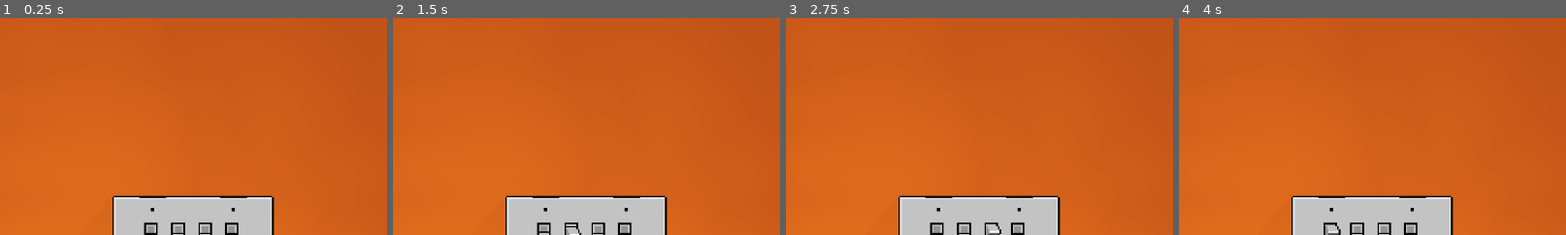
Above: before the commit, frames 1-4 (left to right).
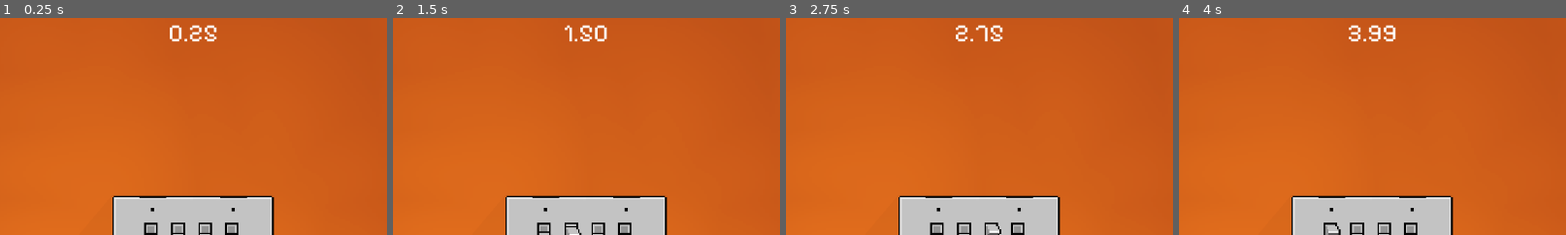
Above: after the commit, the same moments.

Repository: Xtrrae/switch-defense
Game: Godot game, scene res://scenes/game.tscn
Two runs of this game, one before a commit and one after it. Both use one fixed random seed, a clock stepped at 60 frames per second and the inputs below.
Inputs:
- Up to frame 1 (0.25 s): no input
- Up to frame 2 (1.5 s): tap Enter at 0.5 s; hold 1 (switch_1) 0.53-1.28 s; tap Space at 1.25 s; tap 2 (switch_2) at 1.35 s
- Up to frame 3 (2.75 s): hold 3 (switch_3) from 2.03 s (still down)
- Up to frame 4 (4 s): release 3 (switch_3) at 2.78 s; tap 4 (switch_4) at 2.85 s; hold 1 (switch_1) from 3.53 s (still down)
The pictures show only the part of the screen within x 25-75%, y 0-50%; the shares and areas given below are measured in that part.

The runs differ from the first frame. In frame 1, 0.5% of the frame differs, in the area x 43-57%, y 3-12%; in frame 2, 0.4%; in frame 3, 0.4%; in frame 4, 0.5%.

Commit message:
do timer stuff and zap zap

Diff:
--- a/switch-defence/scenes/game.tscn
+++ b/switch-defence/scenes/game.tscn
@@ -1,8 +1,10 @@
 [gd_scene format=3 uid="uid://p5k3gs34bif6"]
 
+[ext_resource type="Script" uid="uid://b3kuwq082ospu" path="res://scripts/game.gd" id="1_iywne"]
 [ext_resource type="PackedScene" uid="uid://2gcdsvi1m8id" path="res://scenes/input.tscn" id="1_lnu2h"]
 [ext_resource type="Script" uid="uid://qbk2w6ii4lvg" path="res://scripts/spawner.gd" id="1_uwrxv"]
 [ext_resource type="PackedScene" uid="uid://ckut456q8gpwj" path="res://scenes/points.tscn" id="2_yqjtg"]
+[ext_resource type="FontFile" uid="uid://jtshwua3f1gx" path="res://assets/fonts/PixelifySans-VariableFont_wght.ttf" id="5_p57ef"]
 
 [sub_resource type="Gradient" id="Gradient_lnu2h"]
 colors = PackedColorArray(1, 0.5294118, 0.1254902, 1, 0.7137255, 0.29803923, 0.09019608, 1)
@@ -25,6 +27,7 @@
 outlines = Array[PackedVector2Array]([PackedVector2Array(-950, -852, 1732, -684, 1779, 1271, -1060, 1004)])
 
 [node name="Node2D" type="Node2D" unique_id=1330494218]
+script = ExtResource("1_iywne")
 
 [node name="Sprite2D" type="Sprite2D" parent="." unique_id=2139711286]
 position = Vector2(465.50006, 239.99994)
@@ -60,5 +63,18 @@
 
 [node name="Points" parent="CanvasLayer" unique_id=2083446943 instance=ExtResource("2_yqjtg")]
 
+[node name="TimerLabel" type="Label" parent="CanvasLayer" unique_id=221973973]
+anchors_preset = 5
+anchor_left = 0.5
+anchor_right = 0.5
+offset_left = -208.5
+offset_right = 208.5
+offset_bottom = 46.0
+grow_horizontal = 2
+theme_override_fonts/font = ExtResource("5_p57ef")
+theme_override_font_sizes/font_size = 37
+text = "00:00"
+horizontal_alignment = 1
+
 [connection signal="combination_changed" from="Input" to="Spawner" method="_on_input_combination_changed"]
 [connection signal="timeout" from="Spawner/Timer" to="Spawner" method="_on_timer_timeout"]
--- a/switch-defence/scenes/monster.tscn
+++ b/switch-defence/scenes/monster.tscn
@@ -3,6 +3,7 @@
 [ext_resource type="Script" uid="uid://d0mky5jhq23ko" path="res://scripts/monster.gd" id="1_1cbnp"]
 [ext_resource type="Texture2D" uid="uid://bmtagwrd0utp8" path="res://assets/monsters/Lightbulb_explosion.png" id="2_1cbnp"]
 [ext_resource type="FontFile" uid="uid://jtshwua3f1gx" path="res://assets/fonts/PixelifySans-VariableFont_wght.ttf" id="2_c47ug"]
+[ext_resource type="Texture2D" uid="uid://c0u44whqs1uit" path="res://assets/Lightbulb_zap.png" id="4_gp4s5"]
 [ext_resource type="Texture2D" uid="uid://bv0quom8lk4fd" path="res://assets/light.png" id="4_jlss8"]
 
 [sub_resource type="RectangleShape2D" id="RectangleShape2D_c5q2p"]
@@ -27,6 +28,50 @@
 [sub_resource type="AtlasTexture" id="AtlasTexture_ei7v0"]
 atlas = ExtResource("2_1cbnp")
 region = Rect2(288, 0, 32, 32)
+
+[sub_resource type="AtlasTexture" id="AtlasTexture_gdl1p"]
+atlas = ExtResource("4_gp4s5")
+region = Rect2(0, 0, 32, 32)
+
+[sub_resource type="AtlasTexture" id="AtlasTexture_v8ewj"]
+atlas = ExtResource("4_gp4s5")
+region = Rect2(32, 0, 32, 32)
+
+[sub_resource type="AtlasTexture" id="AtlasTexture_yce20"]
+atlas = ExtResource("4_gp4s5")
+region = Rect2(64, 0, 32, 32)
+
+[sub_resource type="AtlasTexture" id="AtlasTexture_1v1i4"]
+atlas = ExtResource("4_gp4s5")
+region = Rect2(96, 0, 32, 32)
+
+[sub_resource type="AtlasTexture" id="AtlasTexture_n78d1"]
+atlas = ExtResource("4_gp4s5")
+region = Rect2(128, 0, 32, 32)
+
+[sub_resource type="AtlasTexture" id="AtlasTexture_7han3"]
+atlas = ExtResource("4_gp4s5")
+region = Rect2(160, 0, 32, 32)
+
+[sub_resource type="AtlasTexture" id="AtlasTexture_70tfl"]
+atlas = ExtResource("4_gp4s5")
+region = Rect2(192, 0, 32, 32)
+
+[sub_resource type="AtlasTexture" id="AtlasTexture_k0ec1"]
+atlas = ExtResource("4_gp4s5")
+region = Rect2(224, 0, 32, 32)
+
+[sub_resource type="AtlasTexture" id="AtlasTexture_k4862"]
+atlas = ExtResource("4_gp4s5")
+region = Rect2(256, 0, 32, 32)
+
+[sub_resource type="AtlasTexture" id="AtlasTexture_0iwja"]
+atlas = ExtResource("4_gp4s5")
+region = Rect2(288, 0, 32, 32)
+
+[sub_resource type="AtlasTexture" id="AtlasTexture_opw4d"]
+atlas = ExtResource("4_gp4s5")
+region = Rect2(320, 0, 32, 32)
 
 [sub_resource type="SpriteFrames" id="SpriteFrames_1v1i4"]
 animations = [{
@@ -53,6 +98,44 @@
 }],
 "loop": false,
 "name": &"explosion",
+"speed": 20.0
+}, {
+"frames": [{
+"duration": 1.0,
+"texture": SubResource("AtlasTexture_gdl1p")
+}, {
+"duration": 1.0,
+"texture": SubResource("AtlasTexture_v8ewj")
+}, {
+"duration": 1.0,
+"texture": SubResource("AtlasTexture_yce20")
+}, {
+"duration": 1.0,
+"texture": SubResource("AtlasTexture_1v1i4")
+}, {
+"duration": 1.0,
+"texture": SubResource("AtlasTexture_n78d1")
+}, {
+"duration": 1.0,
+"texture": SubResource("AtlasTexture_7han3")
+}, {
+"duration": 1.0,
+"texture": SubResource("AtlasTexture_70tfl")
+}, {
+"duration": 1.0,
+"texture": SubResource("AtlasTexture_k0ec1")
+}, {
+"duration": 1.0,
+"texture": SubResource("AtlasTexture_k4862")
+}, {
+"duration": 1.0,
+"texture": SubResource("AtlasTexture_0iwja")
+}, {
+"duration": 1.0,
+"texture": SubResource("AtlasTexture_opw4d")
+}],
+"loop": false,
+"name": &"zap",
 "speed": 20.0
 }]
 
--- /dev/null
+++ b/switch-defence/scripts/game.gd
@@ -0,0 +1,25 @@
+extends Node2D
+
+var game_timer: float = 0.0
+var game_timer_running: bool = true
+
+# Called when the node enters the scene tree for the first time.
+func _ready() -> void:
+	pass # Replace with function body.
+
+
+# Called every frame. 'delta' is the elapsed time since the previous frame.
+func _process(delta: float) -> void:
+	if game_timer_running:
+		game_timer += delta
+		$CanvasLayer/TimerLabel.text = str(game_timer).pad_decimals(2)
+
+func reset_timer() -> void:
+	game_timer = 0.0
+	game_timer_running = true
+
+func stop_timer() -> void:
+	game_timer_running = false
+
+func start_timer() -> void:
+	game_timer_running = true
--- a/switch-defence/scripts/input.gd
+++ b/switch-defence/scripts/input.gd
@@ -86,5 +86,6 @@
 func _on_area_2d_body_entered(body: Node2D) -> void:
 	print("enemy entered")
 	if body.name.contains("Monster"):
-		body.modulate = Color("red")
+		#body.modulate = Color("red")
+		body.animate_zap()
 		body.rebound()
--- a/switch-defence/scripts/monster.gd
+++ b/switch-defence/scripts/monster.gd
@@ -104,7 +104,13 @@
 func destroy() -> void:
 	animated_sprite_2d.play("explosion")
 
-
+var playing_zap: bool = false
+func animate_zap() -> void:
+	playing_zap = true
+	$AnimatedSprite2D.play("zap")
 
 func _on_animated_sprite_2d_animation_finished() -> void:
-	queue_free()
+	if playing_zap:
+		$AnimatedSprite2D.play("default")
+	else:
+		queue_free()
Binary file added: switch-defence/assets/Lightbulb_zap.png
Not shown, added: switch-defence/assets/Lightbulb_zap.png.import
Not shown, added: switch-defence/scripts/game.gd.uid
